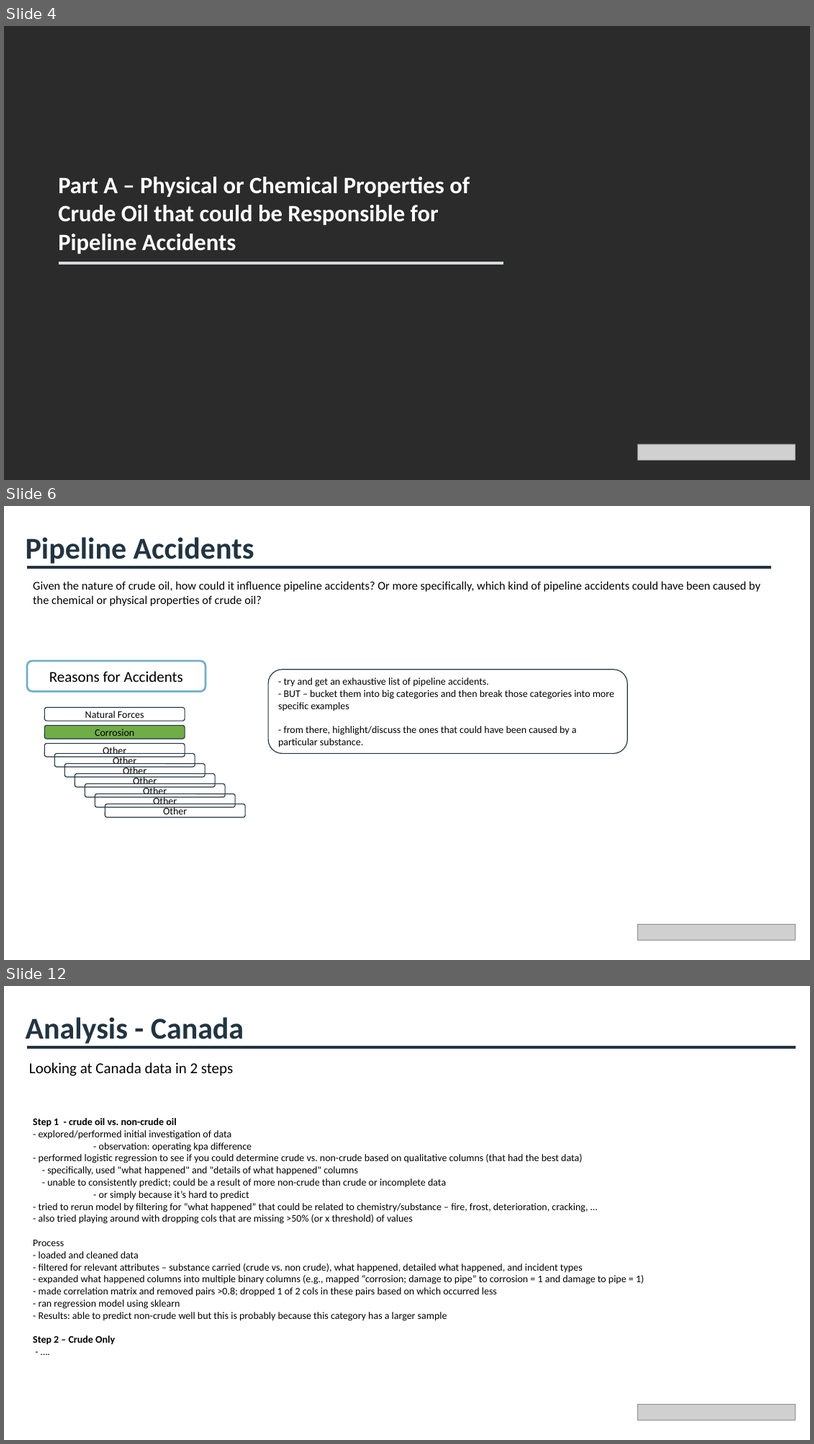
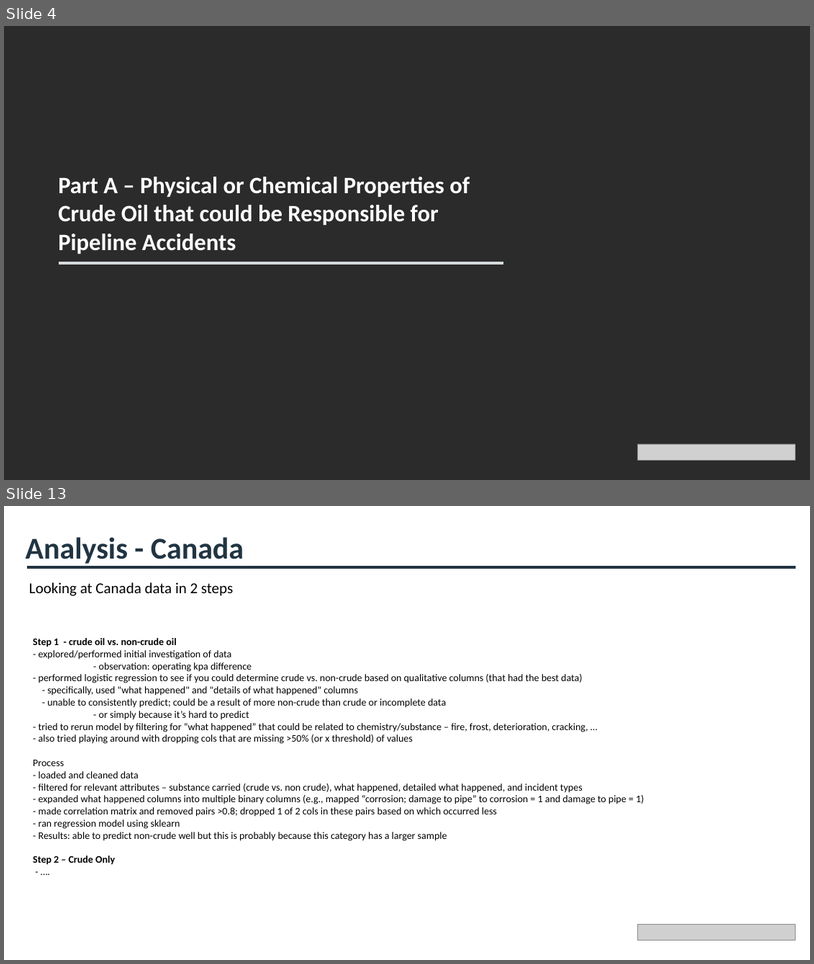
Before and after one commit to cameronmackinnon/crude_oil_accidents, a slide deck: presentations/Pipeline Accidents Presentation v0.pptx. Shown one above the other, each under a label of ours: slides 4, 6 and 12 before the commit, slides 4 and 13 after it; the slides between them are not shown. The pictures are 814x1444 and 814x964 pixels, drawn with LibreOffice and Linux fonts; fonts in the diff are those of the drawing; grey boxes stand for pictures; background and template pictures are left out; a plain dark background stands for a picture behind light text. Boxes give left, top, right and bottom in pixels: in the first picture for what was removed or moved away, otherwise in the second. Text is boxed around its words. In the diff, an @@ line names an element or a change of style, - is before the commit and + after.

```diff
--- a/presentations/Pipeline Accidents Presentation v0.pptx
+++ b/presentations/Pipeline Accidents Presentation v0.pptx
@@ slide 6 removed at [4, 506, 810, 960], background #FFFFFF @@
@@ text removed at [26, 537, 255, 564] @@
-Pipeline Accidents
@@ line removed from (27, 567) to (772, 567) @@
@@ text removed at [33, 581, 761, 606] @@
-Given the nature of crude oil, how could it influence pipeline accidents? Or more specifically, which kind of pipeline accidents could have been caused by the chemical or physical properties of crude oil?
@@ rounded rectangle removed at [27, 661, 206, 691] @@
-Reasons for Accidents
@@ rounded rectangle removed at [268, 669, 628, 754] @@
-- try and get an exhaustive list of pipeline accidents.
-- BUT – bucket them into big categories and then break those categories into more specific examples
-- from there, highlight/discuss the ones that could have been caused by a particular substance.
@@ rounded rectangle removed at [44, 708, 185, 721] @@
-Natural Forces
@@ rounded rectangle removed at [44, 725, 185, 739] @@
-Corrosion
@@ rounded rectangle removed at [44, 743, 185, 757] @@
-Other
@@ rounded rectangle removed at [55, 754, 196, 767] @@
-Other
@@ rounded rectangle removed at [64, 763, 205, 777] @@
-Other
@@ rounded rectangle removed at [75, 773, 215, 787] @@
-Other
@@ rounded rectangle removed at [85, 784, 226, 797] @@
-Other
@@ rounded rectangle removed at [95, 793, 235, 807] @@
-Other
@@ rounded rectangle removed at [105, 803, 245, 817] @@
-Other
@@ picture removed at [638, 924, 797, 939] @@
@@ what was slide 12 is now slide 13 @@
```
Also in this commit, not shown: 4 slides changed, 8 slides added, 6 other slides removed, 3 other files.
